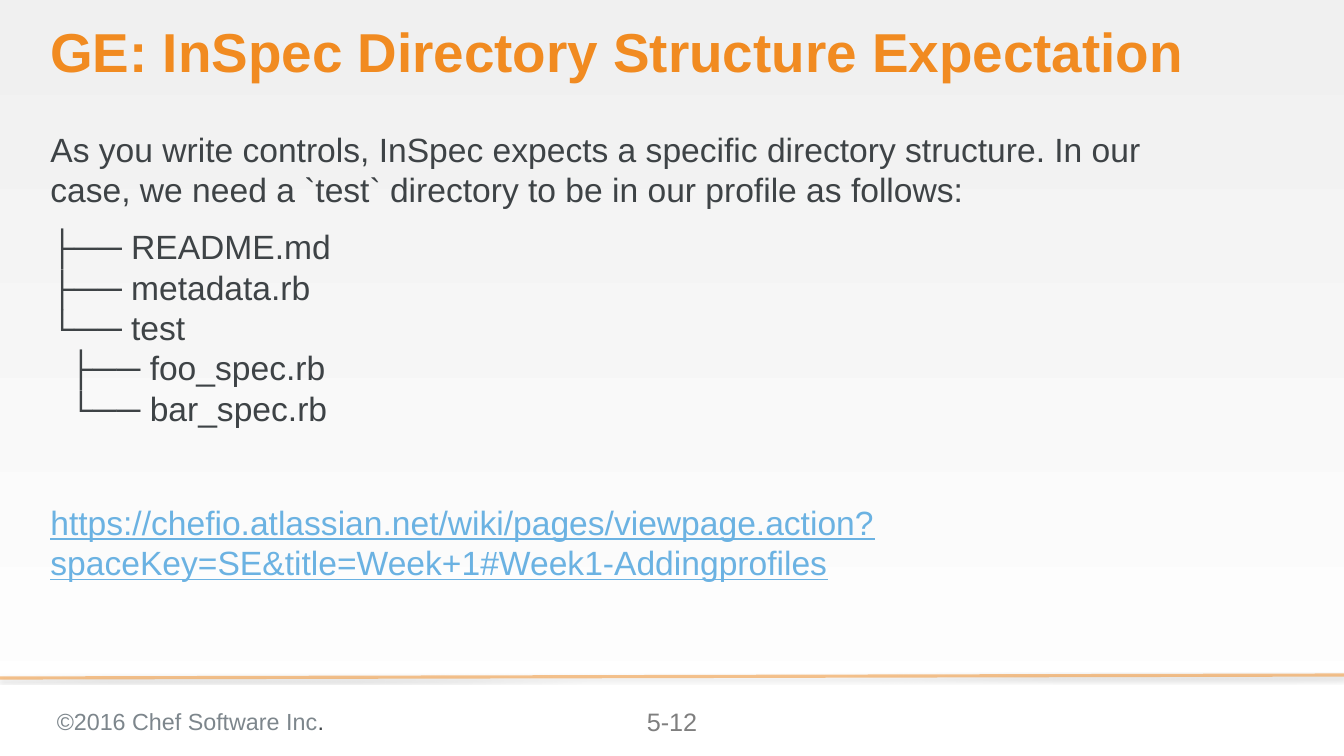
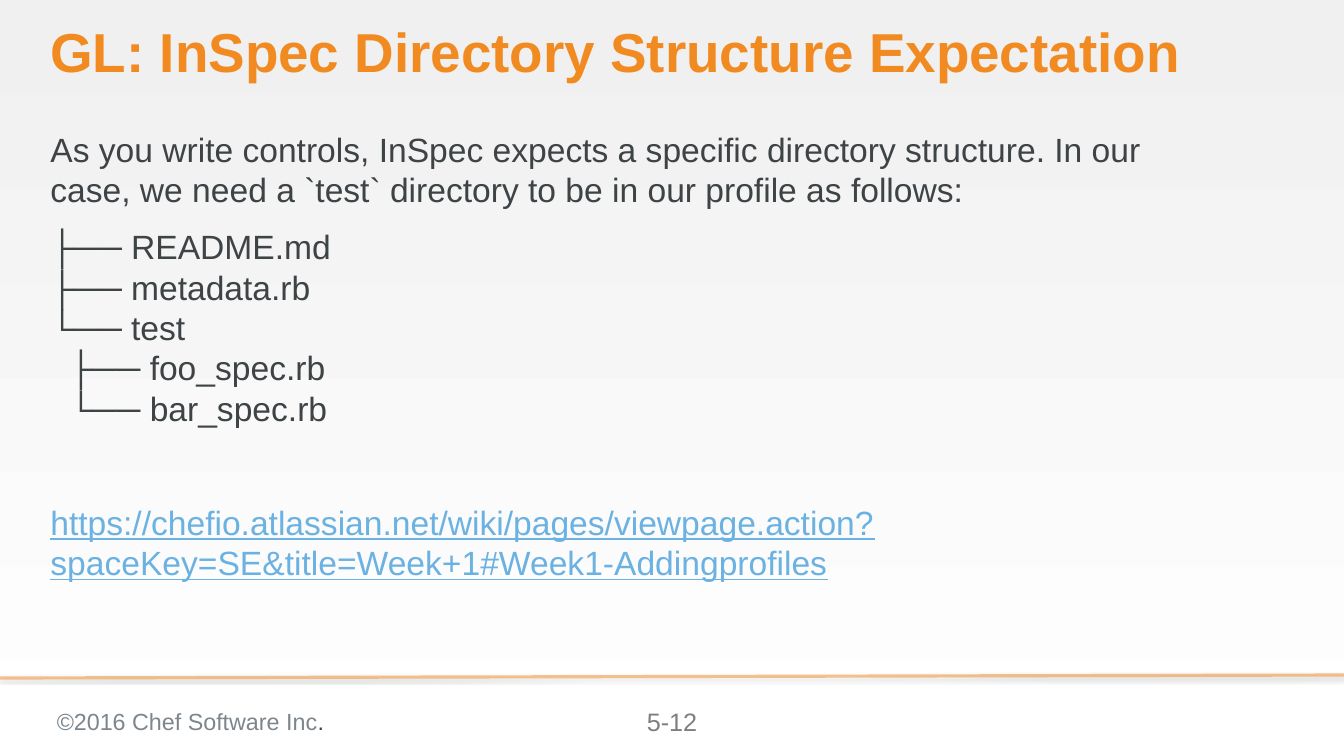
Before and after one commit to bchamby/chef-compliance-installation-configuration-operation, a slide deck: slide 12 of 05-creating-custom-profiles.pptx. Drawn at 1344x756 pixels with LibreOffice and Linux fonts; fonts in the diff are those of the drawing; background and template pictures are left out. Boxes give left, top, right and bottom in pixels: in the first picture for what was removed or moved away, otherwise in the second. Text is boxed around its words. In the diff, an @@ line names an element or a change of style, - is before the commit and + after.

```diff
--- a/05-creating-custom-profiles.pptx
+++ b/05-creating-custom-profiles.pptx
@@ title at (50, 32, 1179, 82): text changed @@
-GE: InSpec Directory Structure Expectation
+GL: InSpec Directory Structure Expectation
```
Also in this commit, not shown: 25 other slides changed, 1 other file.
